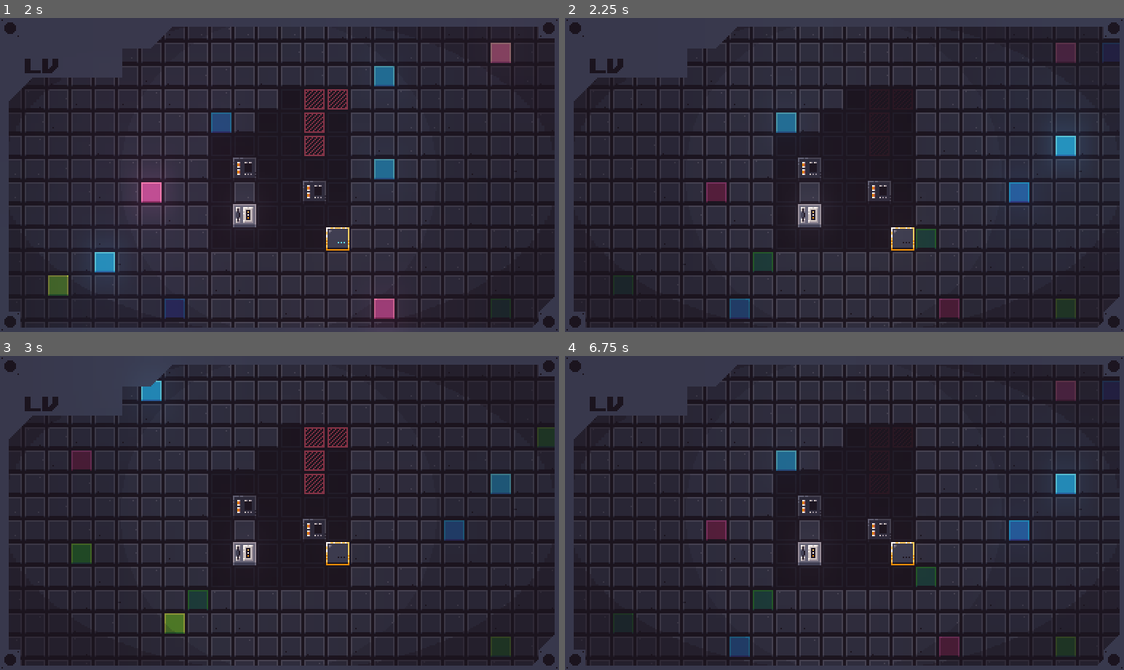
Above: before the commit, frames 1-4 (two rows, left to right).
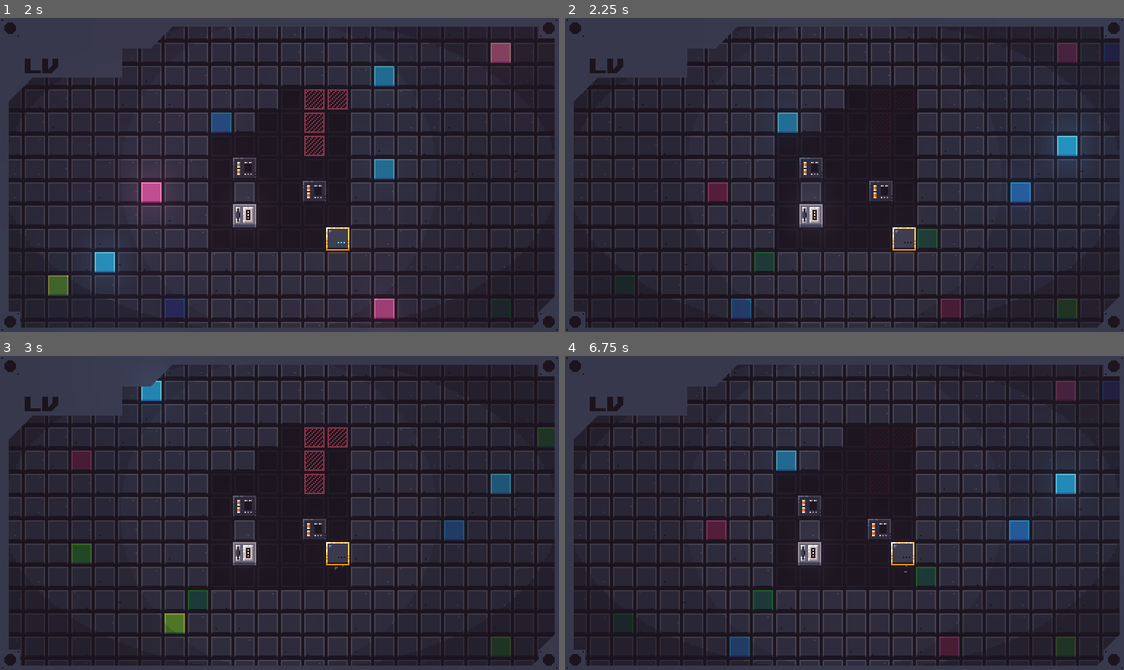
Above: after the commit, the same moments.

Repository: onsclom/GMTK2021
Game: Godot game, scene res://Main.tscn
Two runs of this game, one before a commit and one after it. Both use one fixed random seed, a clock stepped at 60 frames per second and the inputs below.
Inputs:
- Up to frame 1 (2 s): hold Right (ui_right) 0.53-1.28 s; tap C (c) at 0.6 s; tap R (r) at 0.8, 1.35 s; hold Down (ui_down) from 1.28 s (still down); tap V (v) at 1.55 s
- Up to frame 2 (2.25 s): release Down (ui_down) at 2.03 s; hold Right (ui_right) from 2.03 s (still down); tap V (v) at 2.1 s
- Up to frame 3 (3 s): tap C (c) at 2.3, 2.85 s; release Right (ui_right) at 2.78 s; hold Up (ui_up) from 2.78 s (still down)
- Up to frame 4 (6.75 s): tap R (r) at 3.05, 3.6, 5.3, 5.85 s; release Up (ui_up) at 3.53 s; hold Left (ui_left) 3.53-5.03 s; tap V (v) at 3.8, 4.35, 6.05, 6.6 s; tap C (c) at 4.55, 5.1 s; hold Down (ui_down) 5.03-5.78 s; hold Right (ui_right) 5.78-6.53 s; hold Up (ui_up) from 6.53 s (still down)

Frame 1 is identical in both runs. In frame 2, 8.3% of the frame differs, in the area x 3-97%, y 2-99%; in frame 3, less than 0.1%; in frame 4, less than 0.1%.

Commit message:
Adding sounds

Diff:
--- a/Body.tscn
+++ b/Body.tscn
@@ -34,6 +34,7 @@
 [ext_resource path="res://tiles/connect/connect1.png" type="Texture" id=32]
 [ext_resource path="res://tiles/connect/connect3.png" type="Texture" id=33]
 [ext_resource path="res://tiles/connect/connect5.png" type="Texture" id=34]
+[ext_resource path="res://Dust.tscn" type="PackedScene" id=35]
 
 [sub_resource type="SpriteFrames" id=1]
 animations = [ {
@@ -82,7 +83,7 @@
 } ]
 
 [node name="Body" type="Node2D"]
-z_index = 1
+z_index = 2
 script = ExtResource( 8 )
 
 [node name="AnimatedSprite" type="AnimatedSprite" parent="."]
@@ -93,4 +94,6 @@
 visible = false
 frames = SubResource( 2 )
 
+[node name="Dust" parent="." instance=ExtResource( 35 )]
+
 [connection signal="animation_finished" from="Connect" to="." method="_on_Connect_animation_finished"]
--- /dev/null
+++ b/Dust.tscn
@@ -0,0 +1,20 @@
+[gd_scene load_steps=2 format=2]
+
+[sub_resource type="Curve" id=2]
+_data = [ Vector2( 0, 1 ), 0.0, 0.0, 0, 0, Vector2( 1, 0 ), 0.0, 0.0, 0, 0 ]
+
+[node name="Dust" type="CPUParticles2D"]
+z_index = -1
+lifetime = 0.25
+local_coords = false
+emission_shape = 2
+emission_rect_extents = Vector2( 4, 4 )
+spread = 180.0
+gravity = Vector2( 0, 0 )
+initial_velocity = 2.0
+initial_velocity_random = 1.0
+angle = 720.0
+angle_random = 1.0
+scale_amount = 4.0
+scale_amount_curve = SubResource( 2 )
+color = Color( 0.337255, 0.337255, 0.337255, 1 )
--- a/Game.gd
+++ b/Game.gd
@@ -24,6 +24,8 @@
 var player_part_object = preload("res://PlayerPart.gd")
 var player_parts = []
 
+var goal_count = 0
+
 func _ready():
 
 	if Singleton.level != "":
@@ -41,7 +43,6 @@
 	var level_1_line = level_text.replace("\n","")
 	level_1_line = level_1_line.replace("\r\n","")
 	level_1_line = level_1_line.replace("\r","")
-	print(level_1_line)
 
 	Singleton.rng.set_seed(int(level_1_line)*96.125)
 
@@ -76,6 +77,7 @@
 					new_finish.position = Vector2(x*square_size+square_size/2, y*square_size+square_size/2)
 					add_child(new_finish)
 					level[y][x].node = new_finish
+					goal_count += 1
 				_:
 					print("unrecognized??")
 
@@ -99,8 +101,6 @@
 		get_tree().reload_current_scene()
 
 func attempt_move(x,y):
-	print(x)
-
 	#must check that every body part not blocked to move to new spot
 	var safe_move=true
 
@@ -114,6 +114,7 @@
 			safe_move = false
 
 	if safe_move:
+		var goals_covered = 0
 		var new_body_parts=[]
 		#go through all player parts and update them
 		for part in player_parts:
@@ -122,6 +123,9 @@
 
 			part.position = Vector2(new_x, new_y)
 			part.node.set_target( grid_to_world(part.position) )
+
+			if level[new_y][new_x].tile_type == FINISH:
+				goals_covered += 1
 
 			#readd original
 			new_body_parts.push_back( player_part_object.new(Vector2(new_x,new_y), part.node) )
@@ -133,6 +137,7 @@
 				if level[check_y][check_x].tile_type == BODY:
 					level[check_y][check_x].tile_type = EMPTY
 					print("JOINED")
+					$Attach.play()
 
 					#create spark inbetween two spots
 					var new_explosion = explosion_tscn.instance()
@@ -146,8 +151,17 @@
 						level[check_y][check_x].node) )
 					level[check_y][check_x].node.activate(neighbor)
 		player_parts = new_body_parts
+
+		$Move.play()
+		if goals_covered == goal_count:
+			do_win()
 	else:
+		$BadMove.play()
 		print("not a safe move!")
+		$Camera2D.add_trauma(1.0)
+
+func do_win():
+	print("YAY WIN")
 
 func grid_to_world(position):
 	return Vector2(position.x*square_size+square_size/2, position.y*square_size+square_size/2)
--- a/Main.tscn
+++ b/Main.tscn
@@ -12,6 +12,9 @@
 [ext_resource path="res://tiles/ui/test UI2.png" type="Texture" id=10]
 [ext_resource path="res://tiles/ui/test UI1.png" type="Texture" id=11]
 [ext_resource path="res://tiles/ui/test UI3.png" type="Texture" id=12]
+[ext_resource path="res://audio/move.wav" type="AudioStream" id=13]
+[ext_resource path="res://audio/badmove.wav" type="AudioStream" id=14]
+[ext_resource path="res://audio/Attach.wav" type="AudioStream" id=15]
 
 [sub_resource type="SpriteFrames" id=2]
 animations = [ {
@@ -97,6 +100,15 @@
 [node name="CameraTarget" type="Node2D" parent="Game"]
 position = Vector2( 192, 108 )
 
+[node name="Move" type="AudioStreamPlayer" parent="Game"]
+stream = ExtResource( 13 )
+
+[node name="Attach" type="AudioStreamPlayer" parent="Game"]
+stream = ExtResource( 15 )
+
+[node name="BadMove" type="AudioStreamPlayer" parent="Game"]
+stream = ExtResource( 14 )
+
 [node name="TileBackground" type="Sprite" parent="."]
 position = Vector2( 192, 108 )
 z_index = -1
--- a/Moveable.gd
+++ b/Moveable.gd
@@ -2,11 +2,13 @@
 
 var prev_position
 var new_target
-
+export var player = false
 var time_since_moved = Singleton.move_animation_time
 
 # Called when the node enters the scene tree for the first time.
 func _ready():
+	if not player:
+		$Dust.emitting = false
 	pass # Replace with function body.
 
 
@@ -38,6 +40,8 @@
 	$Connect.visible = true
 	$Connect.playing = true
 
+	$Dust.emitting = true
+
 
 func _on_Connect_animation_finished():
 	$Connect.visible = false
--- a/Player.tscn
+++ b/Player.tscn
@@ -1,10 +1,11 @@
-[gd_scene load_steps=7 format=2]
+[gd_scene load_steps=8 format=2]
 
 [ext_resource path="res://art/animations/1/move1.png" type="Texture" id=1]
 [ext_resource path="res://Moveable.gd" type="Script" id=2]
 [ext_resource path="res://art/animations/1/move4.png" type="Texture" id=3]
 [ext_resource path="res://art/animations/1/move3.png" type="Texture" id=4]
 [ext_resource path="res://art/animations/1/move2.png" type="Texture" id=5]
+[ext_resource path="res://Dust.tscn" type="PackedScene" id=6]
 
 [sub_resource type="SpriteFrames" id=1]
 animations = [ {
@@ -17,6 +18,9 @@
 [node name="Player" type="Node2D"]
 z_index = 2
 script = ExtResource( 2 )
+player = true
+
+[node name="Dust" parent="." instance=ExtResource( 6 )]
 
 [node name="AnimatedSprite" type="AnimatedSprite" parent="."]
 frames = SubResource( 1 )
--- a/Wall.tscn
+++ b/Wall.tscn
@@ -240,5 +240,5 @@
 [node name="AnimatedSprite" type="AnimatedSprite" parent="."]
 frames = SubResource( 1 )
 animation = "12"
-frame = 39
+frame = 7
 playing = true
Not shown: 1 places in Body.tscn that only renumber resources
Not shown: 1 places in Main.tscn that only renumber resources
Not shown, added: audio/Attach.wav.import
Not shown, added: audio/badmove.wav.import
Not shown, added: audio/move.wav.import
Not shown, added: audio/Attach.wav
Not shown, added: audio/badmove.wav
Not shown, added: audio/move.wav
